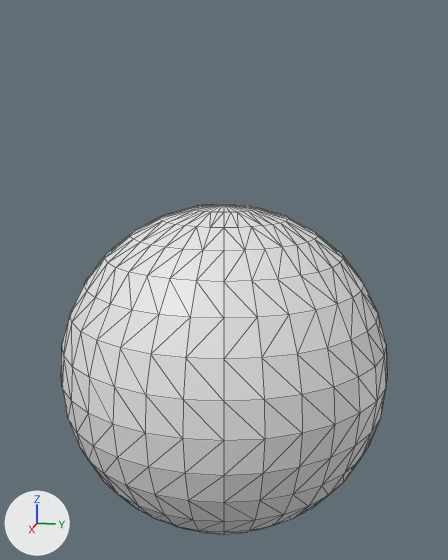
An edit to the OBJ model Application/resources/Models/BombItem/bombItem.obj, drawn before and after from the same camera.
The view is the same before and after, from a camera (50 mm lens) standing at (3.62, 0.72, 1.45) and looking at (-0.01, 0.0, 0.54). The axes (+X, +Y, +Z) are drawn at lower left. The lights are the same throughout. The first picture is the older version. Mesh edges are drawn as thin lines. Where no turn or scale is listed for an object, it has been applied to the vertices.

In view in the first picture: '球'.
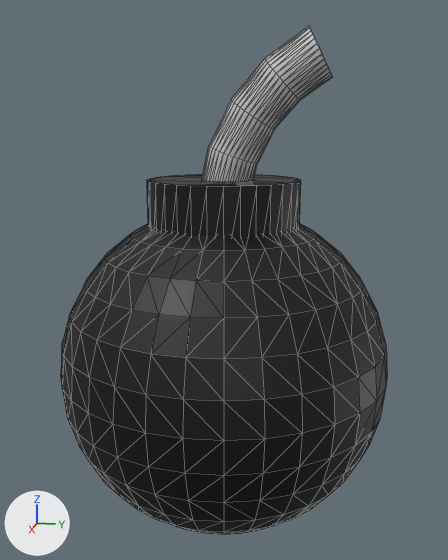
Pixel boxes (x1, y1, x2, y2) of what changed, in the pictures (448 x 560 px):
'球', reshaped (54% taller)
    before: (61, 204, 387, 534)
    after: (61, 26, 387, 534)
part 1 of me_球, added
    after: (147, 174, 301, 237)
part 2 of me_球, added
    after: (202, 26, 332, 182)
part 3 of me_球, recoloured (white to black)
    before: (61, 204, 387, 534)
    after: (61, 224, 387, 534)

The change, as a diff of the scene's bpy script:
```diff
--- a/Application/resources/Models/BombItem/bombItem.obj.py
+++ b/Application/resources/Models/BombItem/bombItem.obj.py
@@ img_bombitem_png @@
+img_bombitem_png = load_image('bombItem.png', '../../Images/bombItem.png', 64, 64, 'sRGB')
@@ mat_マテリアル @@
+mat_マテリアル = principled_material('マテリアル')
+mat_マテリアル.texture = img_bombitem_png
@@ me_球 @@
 # used by ob_球; location = (0.0, 0.0, 0.0)
-me_球.from_pydata(...)  # 482 vertices, 960 faces; spans x -1.0..1.0, y -1.0..1.0, z -1.0..1.0
+me_球.from_pydata(...)  # 706 vertices, 1400 faces; spans x -1.0..1.0, y -1.0..1.0, z -1.0..1.98
+# me_球 part 1: a new loose piece, a 32-sided cylinder along z spanning x -0.45..0.45, y -0.45..0.45, z 0.65..1.15, in mat_マテリアル (picture img_bombitem_png)
+# me_球 part 2: a new loose piece of 160 vertices spanning x -0.15..0.15, y -0.15..0.61, z 1.04..1.98, in mat_マテリアル (picture img_bombitem_png)
+# me_球 part 3: 960 faces spanning x -1.0..1.0, y -1.0..1.0, z -1.0..1.0 switch from no material to mat_マテリアル (picture img_bombitem_png)
```
